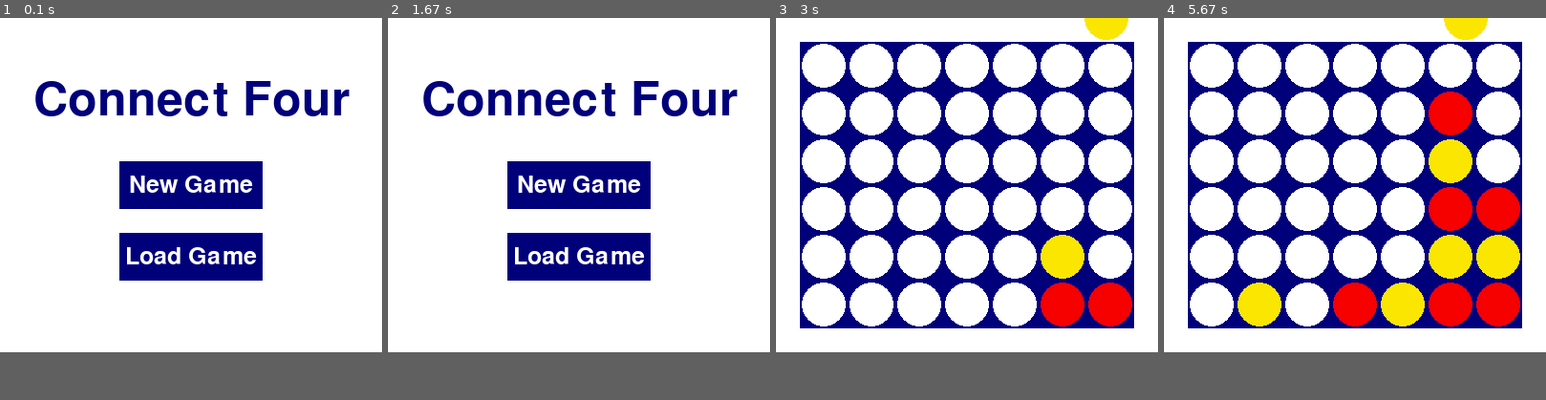
Above: before the commit, frames 1-4 (left to right).
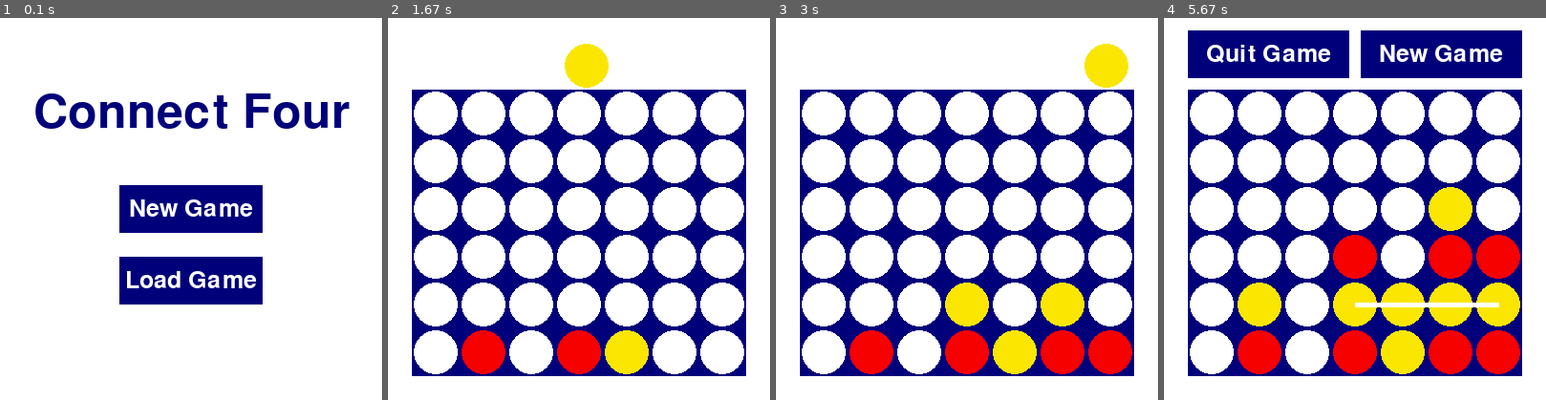
Above: after the commit, the same moments.

Repository: evfinkn/connect-four
Game: pygame game, started from ConnectFour.py
Two runs of this game, one before a commit and one after it. Both use one fixed random seed, a clock stepped at 60 frames per second and the inputs below.
Inputs (mouse positions are in pixels of both pictures, inside the frame that each line leads up to):
- Up to frame 1 (0.1 s): no input
- Up to frame 2 (1.67 s): click (579, 209) at 0.38 s; click (487, 212) at 0.72 s; click (632, 75) at 1.05 s; click (586, 79) at 1.38 s
- Up to frame 3 (3 s): click (970, 247) at 1.72 s; click (1066, 270) at 2.05 s; click (1066, 174) at 2.38 s; click (1104, 178) at 2.72 s
- Up to frame 4 (5.67 s): click (1488, 285) at 3.05 s; click (1370, 193) at 3.38 s; click (1270, 140) at 3.72 s; click (1458, 251) at 4.05 s; click (1431, 159) at 4.42 s; click (1488, 205) at 4.88 s; click (1423, 335) at 5.22 s; click (1465, 239) at 5.55 s
In our replay, the window is 400x350 before the commit and 400x400 after it. These sizes can differ from the game's own. Grey fills any space a smaller window leaves; there, only what the larger window draws over its background counts as a difference.

The runs differ from the first frame. In frame 1, 14% of the frame differs, in the area x 9-92%, y 16-75%; in frame 2, 31%, in the area x 6-94%, y 6-94%; in frame 3, 18%; in frame 4, 29%.

Commit message:
Make the screen 1 slot_size taller

Diff:
--- a/ConnectFour.py
+++ b/ConnectFour.py
@@ -19,7 +19,7 @@
 slot_size = 50      # width for one slot in the grid
 extra_space = slot_size // 2        # padding around the grid
 width = slot_size * 7 + extra_space * 2
-height = slot_size * 6 + extra_space * 2
+height = slot_size * 7 + extra_space * 2
 
 # Coin surfaces
 # Using dictionary prevents needing separate variables for the coin
@@ -200,8 +200,8 @@
                     turn *= -1
         screen.fill(BACKGROUND_COLOR)
         # Draw the coin hovering at the top of the screen
-        screen.blit(COIN_SURFACES[current_color], (pygame.mouse.get_pos()[0] - slot_size // 2, extra_space - slot_size))
-        screen.blit(board_surface, (extra_space, extra_space))
+        screen.blit(COIN_SURFACES[current_color], (pygame.mouse.get_pos()[0] - slot_size // 2, extra_space))
+        screen.blit(board_surface, (extra_space, extra_space + slot_size))
         pygame.display.flip()
         if (win := find_win_or_tie(board)) is None:
             continue
@@ -213,7 +213,7 @@
         pygame.draw.line(winning_surface, BACKGROUND_COLOR, win[0], win[1], 5)
         pygame.draw.circle(     # draws over the hovering coin at top of screen since game is over
             winning_surface, BACKGROUND_COLOR,
-            (pygame.mouse.get_pos()[0], extra_space - slot_size // 2),
+            (pygame.mouse.get_pos()[0], extra_space + slot_size // 2),
             (slot_size // 2) - (slot_size // 20)
         )
         win_screen(screen, winning_surface)
@@ -222,11 +222,16 @@
 
 # The function to run the win screen
 def win_screen(screen, winning_surface):
+    new_game_button.rect.width = slot_size * 7 // 2 - (extra_space - slot_size // 4) // 2
+    new_game_button.rect.topright = (width - extra_space, extra_space - slot_size // 4)
+    new_game_text.rect.center = new_game_button.rect.center
+
     main_loop = True
     while main_loop:
         screen.fill(BACKGROUND_COLOR)       # reset the screen to be redraw
         screen.blit(winning_surface, (0, 0))    # draw the board from when the game was won
         new_game_button.draw(screen)
+        quit_game_button.draw(screen)
         pygame.display.flip()      # updates the screen to display what was drawn
 
         CLOCK.tick(FPS)
@@ -238,6 +243,8 @@
                 if event.button == 1 and new_game_button:
                     new_game_button.click(screen)
                     main_loop = False
+                elif event.button == 1 and quit_game_button:
+                    quit_game_button.click()
 
 
 # set the functions called when buttons are clicked
